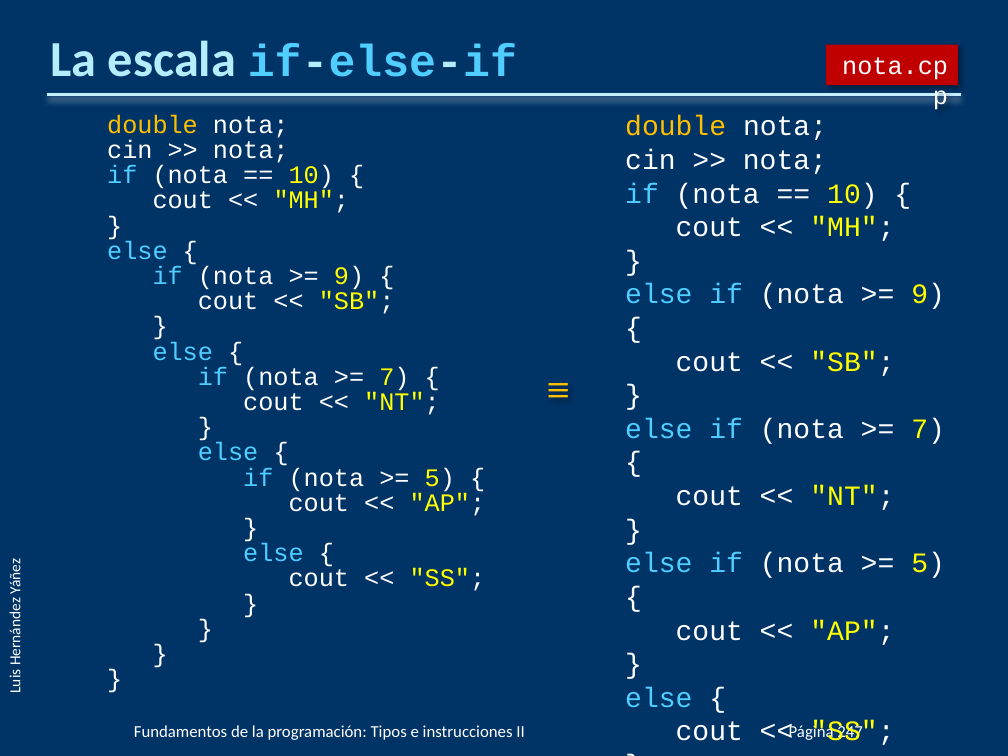
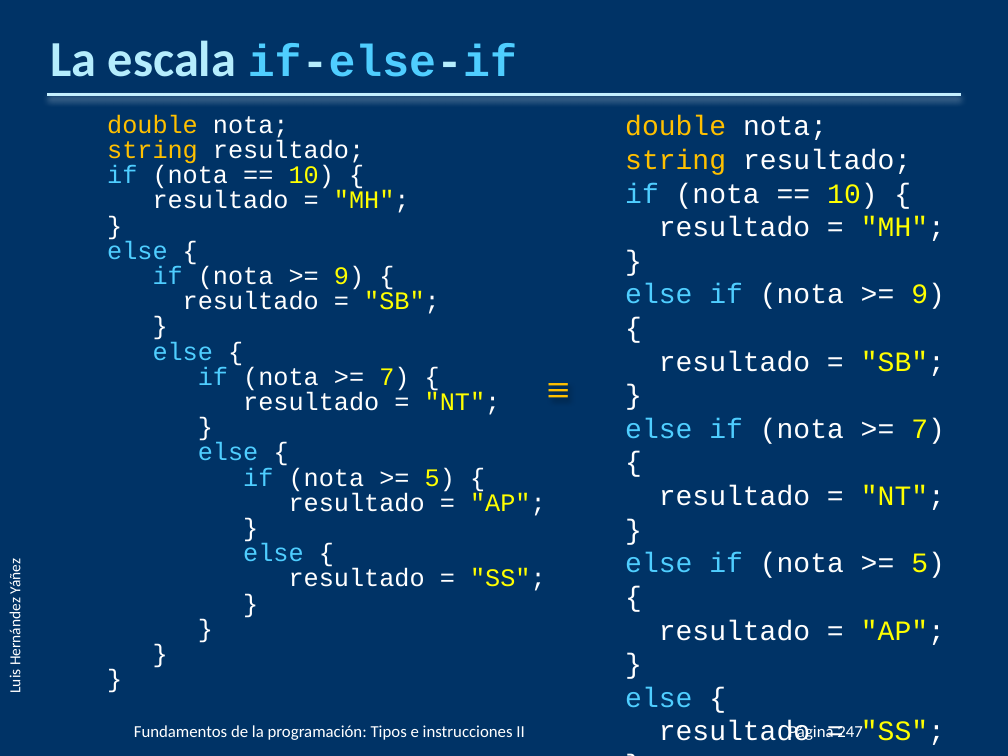
Before and after one commit to cmdgeneration/01-Fundamentos, a slide deck: slide 23 of PPTs/FP03.pptx. Drawn at 1008x756 pixels with LibreOffice and Linux fonts; fonts in the diff are those of the drawing; background and template pictures are left out. Boxes give left, top, right and bottom in pixels: in the first picture for what was removed or moved away, otherwise in the second. Text is boxed around its words. In the diff, an @@ line names an element or a change of style, - is before the commit and + after.

```diff
--- a/PPTs/FP03.pptx
+++ b/PPTs/FP03.pptx
@@ rectangle removed at bbox=[826, 44, 958, 85] @@
-nota.cpp
@@ text at bbox=[625, 115, 945, 645]: text changed @@
-  cout << "SS";
+  resultado = "SS";
@@ text at bbox=[107, 139, 364, 166]: text changed @@
-  cin >> nota;
+  string resultado;
@@ text at bbox=[625, 149, 911, 175]: text changed @@
-  cin >> nota;
+  string resultado;
@@ text at bbox=[153, 190, 410, 213]: text changed @@
-  cout << "MH";
+  resultado = "MH";
@@ text at bbox=[659, 216, 945, 241]: text changed @@
-  cout << "MH";
+  resultado = "MH";
@@ text at bbox=[183, 291, 440, 314]: text changed @@
-  cout << "SB";
+  resultado = "SB";
@@ text at bbox=[659, 351, 945, 376]: text changed @@
-  cout << "SB";
+  resultado = "SB";
@@ text at bbox=[243, 391, 501, 415]: text changed @@
-  cout << "NT";
+  resultado = "NT";
@@ text at bbox=[289, 492, 546, 516]: text changed @@
-  cout << "AP";
+  resultado = "AP";
@@ text at bbox=[659, 485, 945, 510]: text changed @@
-  cout << "NT";
+  resultado = "NT";
@@ text at bbox=[289, 568, 546, 591]: text changed @@
-  cout << "SS";
+  resultado = "SS";
@@ text at bbox=[659, 620, 945, 645]: text changed @@
-  cout << "AP";
+  resultado = "AP";
```
Also in this commit, not shown: 41 other slides changed, 4 other files.
